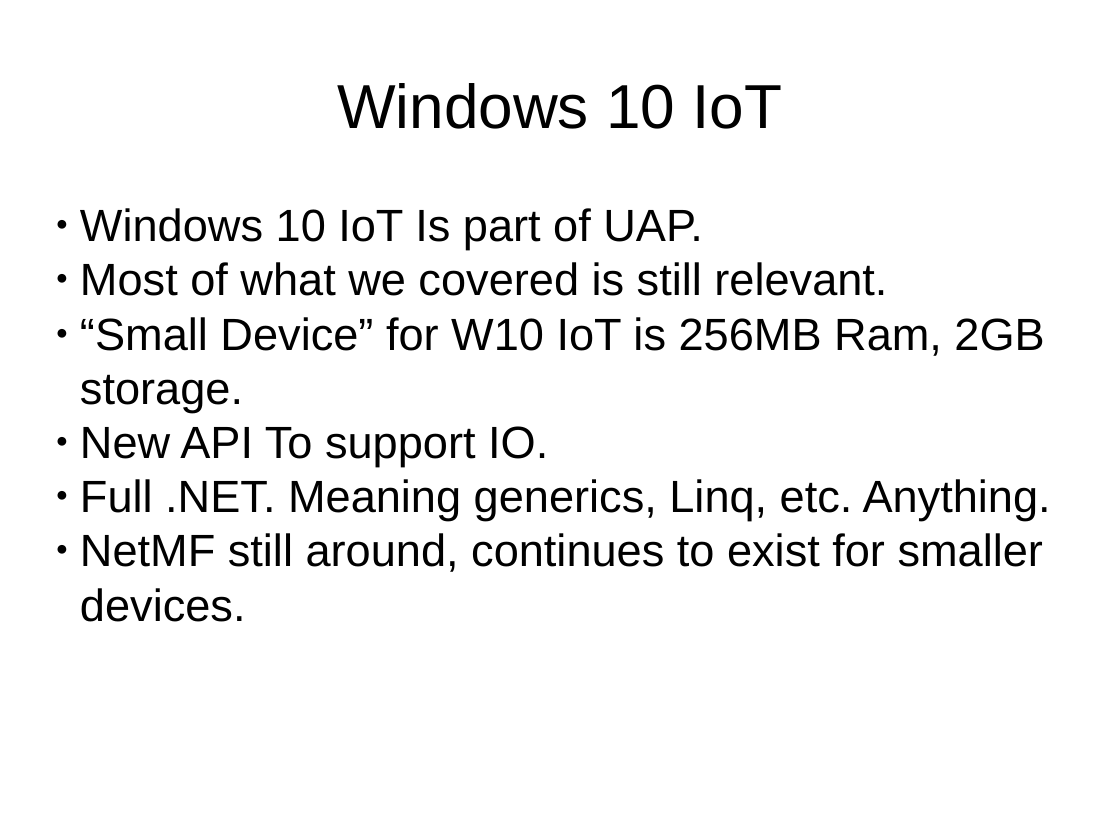
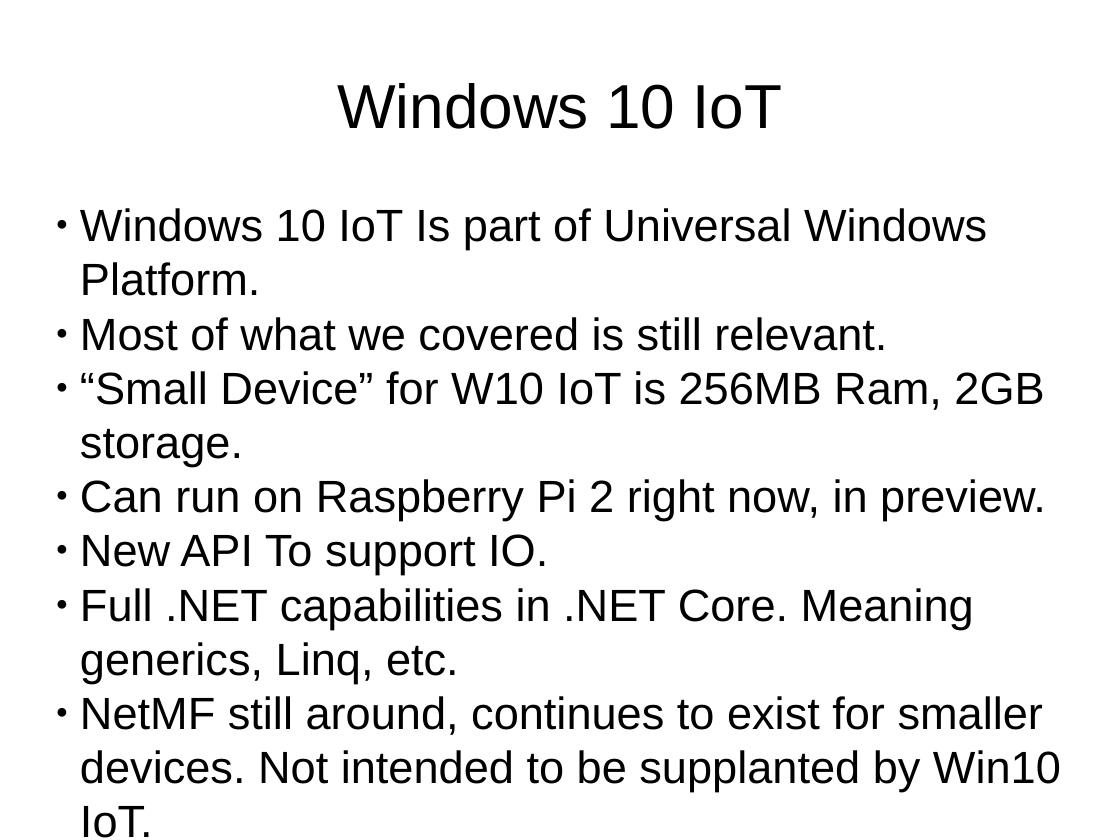
Before and after one commit to mvphelps/Presentations, a slide deck: slide 39 of IADNUG 20150604 Internet of Things NetMF/IoT.pptx. Drawn at 1120x840 pixels with LibreOffice and Linux fonts; fonts in the diff are those of the drawing. Boxes give left, top, right and bottom in pixels: in the first picture for what was removed or moved away, otherwise in the second. Text is boxed around its words. In the diff, an @@ line names an element or a change of style, - is before the commit and + after.

```diff
--- a/IADNUG 20150604 Internet of Things NetMF/IoT.pptx
+++ b/IADNUG 20150604 Internet of Things NetMF/IoT.pptx
@@ text at [80, 208, 987, 296]: text changed @@
-● Windows 10 IoT Is part of UAP.
+● Windows 10 IoT Is part of Universal Windows Platform.
@@ text at [80, 479, 1046, 521]: paragraph added @@
+● Can run on Raspberry Pi 2 right now, in preview.
@@ text at [80, 588, 1061, 838]: text changed @@
-● Full .NET. Meaning generics, Linq, etc. Anything.
-● NetMF still around, continues to exist for smaller devices.
+● Full .NET capabilities in .NET Core. Meaning generics, Linq, etc.
+● NetMF still around, continues to exist for smaller devices. Not intended to be supplanted by Win10 IoT.
```
Also in this commit, not shown: 1 other slide changed, 3 other files.
